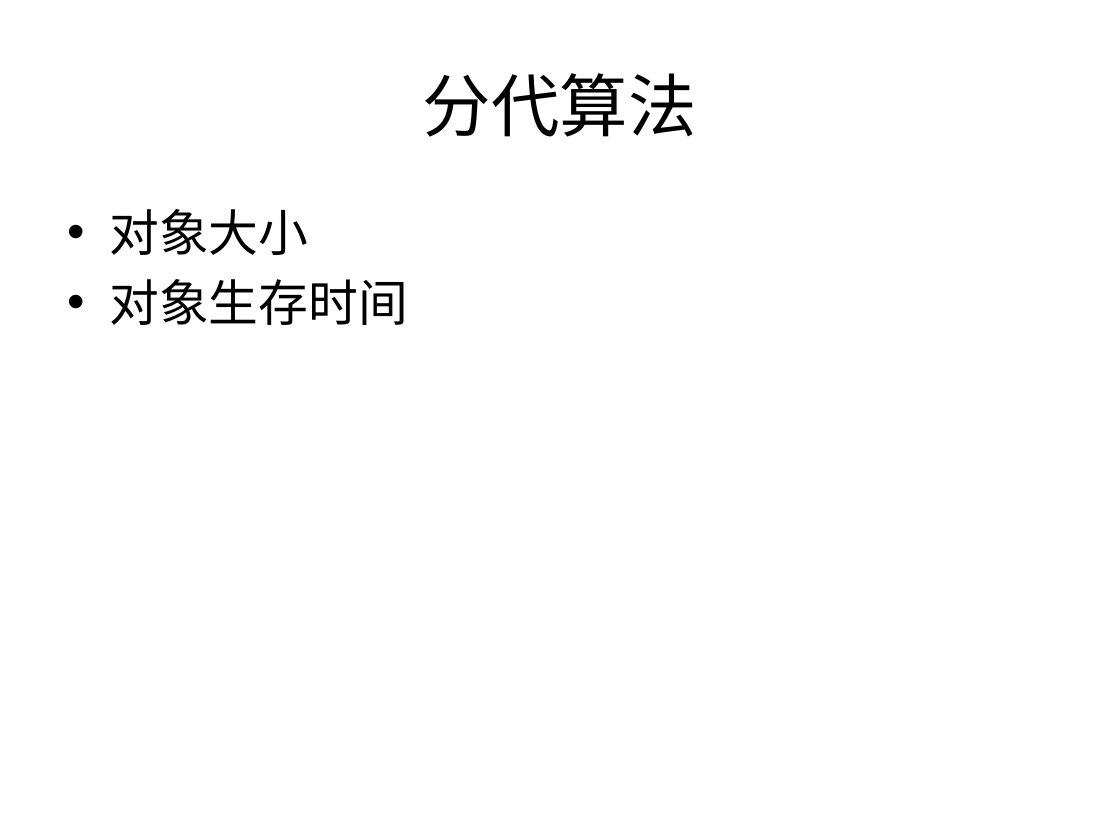
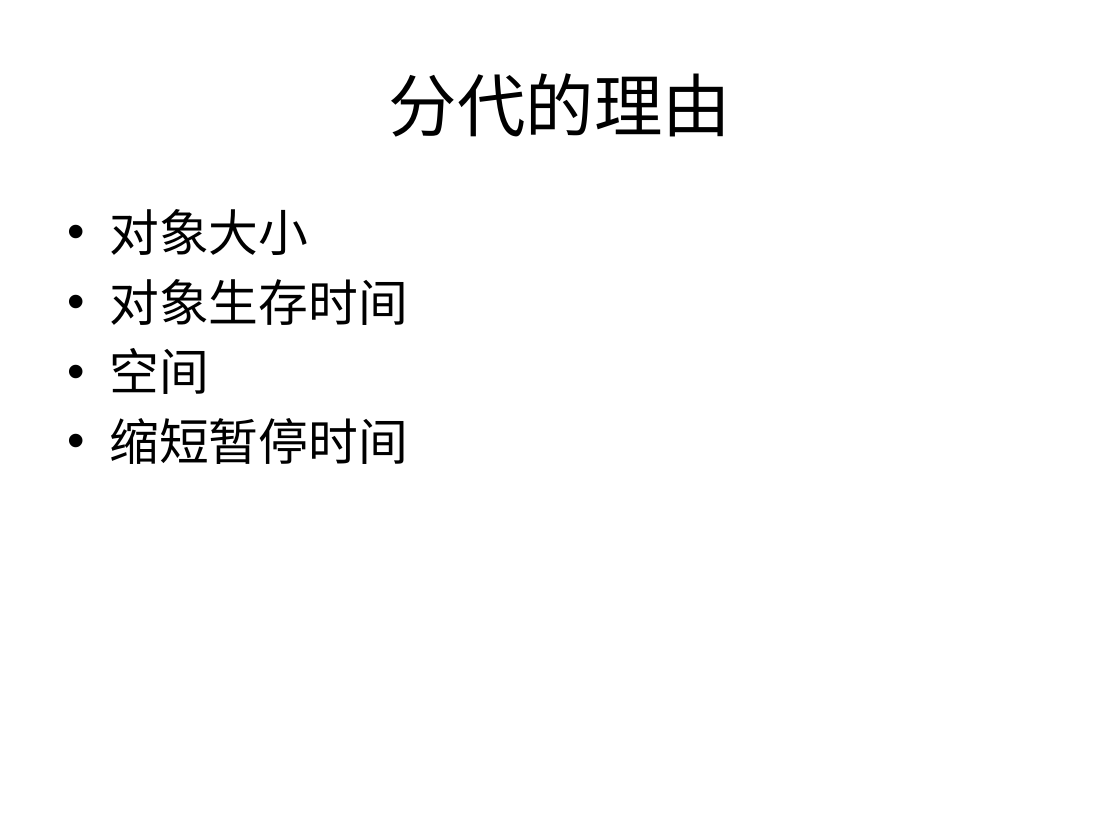
Before and after one commit to cyberdak/gc-hotspotgc, a slide deck: slide 11 of Garbage Collector persent.pptx (slide 5 before the commit). Drawn at 1120x840 pixels with LibreOffice and Linux fonts; fonts in the diff are those of the drawing. Boxes give left, top, right and bottom in pixels: in the first picture for what was removed or moved away, otherwise in the second. Text is boxed around its words. In the diff, an @@ line names an element or a change of style, - is before the commit and + after.

```diff
--- a/Garbage Collector persent.pptx
+++ b/Garbage Collector persent.pptx
@@ title at (389,73,731,137): text changed @@
-分代算法
+分代的理由
@@ text at (109,348,408,464): paragraphs added @@
+• 空间
+• 缩短暂停时间
```
Also in this commit, not shown: 11 other slides changed, 16 slides added, 1 slide removed, 6 other files.
